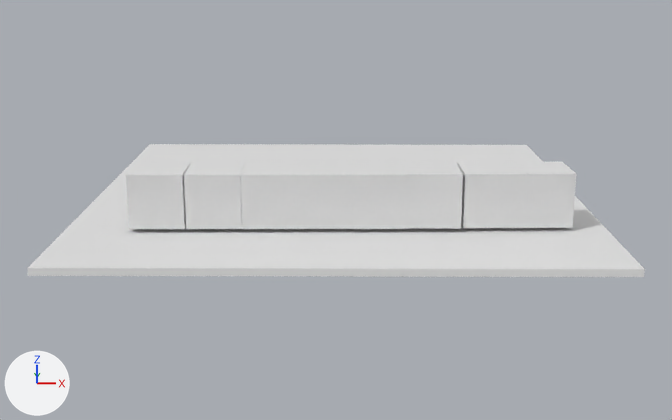
The Blender file bw_scene.blend: old version first, new version second.
Rendered twice from a camera (50 mm lens) standing at (0.04, -19.03, 4.92) and looking at (-0.07, -0.18, -0.34). The axes (+X, +Y, +Z) are drawn at lower left. The lights are the same throughout. Materials are left out; every surface is plain grey.

The scene before the commit, as lines of its bpy script (objects in view):
```python
ob_burger_king = bpy.data.objects.new('Burger King', me_block_mesh_010)
ob_burger_king.location = (3.71, -2.32, 0.57)
ob_burger_king.rotation_euler = (-3.115, -1.571, 0.0)  # degrees (-178, -90, 0)
ob_burger_king.scale = (6.46, 6.46, 6.46)
ob_mcdonald_s = bpy.data.objects.new("McDonald's", me_block_mesh_003)
ob_mcdonald_s.location = (0.71, -2.41, 0.57)
ob_mcdonald_s.rotation_euler = (0.0156, -1.571, 0.0)  # degrees (0.9, -90, 0)
ob_mcdonald_s.scale = (6.46, 6.46, 6.46)
ob_mercedes = bpy.data.objects.new('Mercedes', me_block_mesh_007)
ob_mercedes.location = (1.7, -2.4, 0.57)
ob_mercedes.rotation_euler = (0.0156, -3.142, 0.0)  # degrees (0.9, -180, 0)
ob_mercedes.scale = (6.46, 6.46, 6.46)
ob_starbucks = bpy.data.objects.new('Starbucks', me_block_mesh_005)
ob_starbucks.location = (-2.26, -2.44, 0.57)
ob_starbucks.rotation_euler = (0.0156, -1.571, 0.0)  # degrees (0.9, -90, 0)
ob_starbucks.scale = (6.46, 6.46, 6.46)
ob_table = bpy.data.objects.new('Table', me_plane_001)
ob_table.location = (-0.05, 0.06, 0.0)
ob_table.scale = (6.46, 6.46, 6.46)
ob_target = bpy.data.objects.new('Target', me_block_mesh_006)
ob_target.location = (-3.29, -2.45, 0.57)
ob_target.rotation_euler = (0.0156, -1.571, 0.0)  # degrees (0.9, -90, 0)
ob_target.scale = (6.46, 6.46, 6.46)
ob_texaco = bpy.data.objects.new('Texaco', me_block_mesh_004)
ob_texaco.location = (-0.27, -2.41, 0.57)
ob_texaco.rotation_euler = (0.0156, -1.571, 0.0)  # degrees (0.9, -90, 0)
ob_texaco.scale = (6.46, 6.46, 6.46)
ob_toyota = bpy.data.objects.new('Toyota', me_block_mesh_009)
ob_toyota.location = (2.73, -2.35, 0.57)
ob_toyota.rotation_euler = (0.0233, -1.571, 0.0)  # degrees (1.3, -90, 0)
ob_toyota.scale = (6.45, 6.45, 6.45)
ob_twitter = bpy.data.objects.new('Twitter', me_block_mesh_008)
ob_twitter.location = (-1.25, -2.43, 0.57)
ob_twitter.rotation_euler = (0.0156, -1.571, 0.0)  # degrees (0.9, -90, 0)
ob_twitter.scale = (6.46, 6.46, 6.46)
```
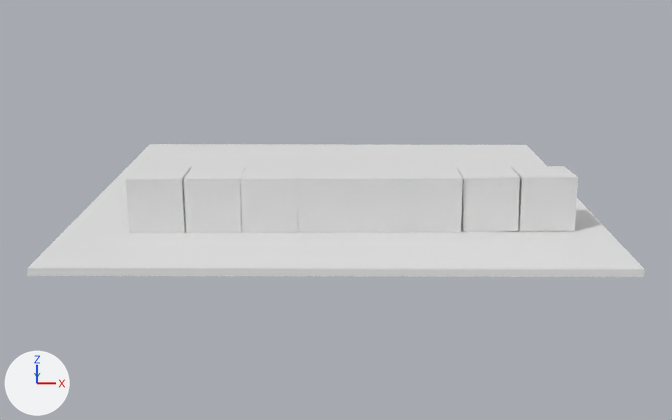
What the commit changed:
Object 'Mercedes' (ob_mercedes) moves from (1.7, -2.4, 0.57) to (1.7, -2.4, 0.49).
Object 'Target' (ob_target) moves from (-3.29, -2.45, 0.57) to (-3.29, -2.45, 0.49).
Object 'Target' (ob_target) turns from (0.9, -90, 0) to (0.9, -181, 0) degrees about x, y and z.
Object 'Starbucks' (ob_starbucks) moves from (-2.26, -2.44, 0.57) to (-2.26, -2.44, 0.49).
Object 'Starbucks' (ob_starbucks) turns from (0.9, -90, 0) to (0.9, -180, 0) degrees about x, y and z.
Object 'Texaco' (ob_texaco) moves from (-0.27, -2.41, 0.57) to (-0.27, -2.41, 0.49).
Object "McDonald's" (ob_mcdonald_s) moves from (0.71, -2.41, 0.57) to (0.71, -2.41, 0.49).
Object "McDonald's" (ob_mcdonald_s) turns from (0.9, -90, 0) to (0.9, -181, 0) degrees about x, y and z.
Object 'Burger King' (ob_burger_king) moves from (3.71, -2.32, 0.57) to (3.75, -2.32, 0.49).
Object 'Burger King' (ob_burger_king) turns from (-178, -90, 0) to (-178, -0.1, 181) degrees about x, y and z.
Object 'Toyota' (ob_toyota) moves from (2.73, -2.35, 0.57) to (2.73, -2.35, 0.49).
Object 'Toyota' (ob_toyota) turns from (1.3, -90, 0) to (1.3, -181, 0) degrees about x, y and z.
Object 'Twitter' (ob_twitter) moves from (-1.25, -2.43, 0.57) to (-1.25, -2.43, 0.49).
Object 'Twitter' (ob_twitter) turns from (0.9, -90, 0) to (0.9, -180, 0) degrees about x, y and z.

Changed parts and their boxes [x1, y1, x2, y2] in the pictures (672 x 420 px):
'Target', moved, turned: before [126, 163, 190, 229]; after [125, 167, 191, 233]
'Toyota', moved, turned: before [457, 162, 520, 228]; after [457, 166, 520, 232]
'Starbucks', moved, turned: before [184, 162, 245, 229]; after [184, 167, 246, 233]
'Burger King', moved, turned: before [510, 162, 576, 228]; after [511, 166, 578, 232]
"McDonald's", moved, turned: before [351, 162, 408, 229]; after [352, 167, 407, 233]
'Twitter', moved, turned: before [241, 162, 299, 229]; after [240, 167, 298, 233]
'Texaco', moved: before [296, 162, 353, 229]; after [296, 166, 353, 233]
'Mercedes', moved: before [404, 163, 463, 229]; after [404, 167, 463, 233]
